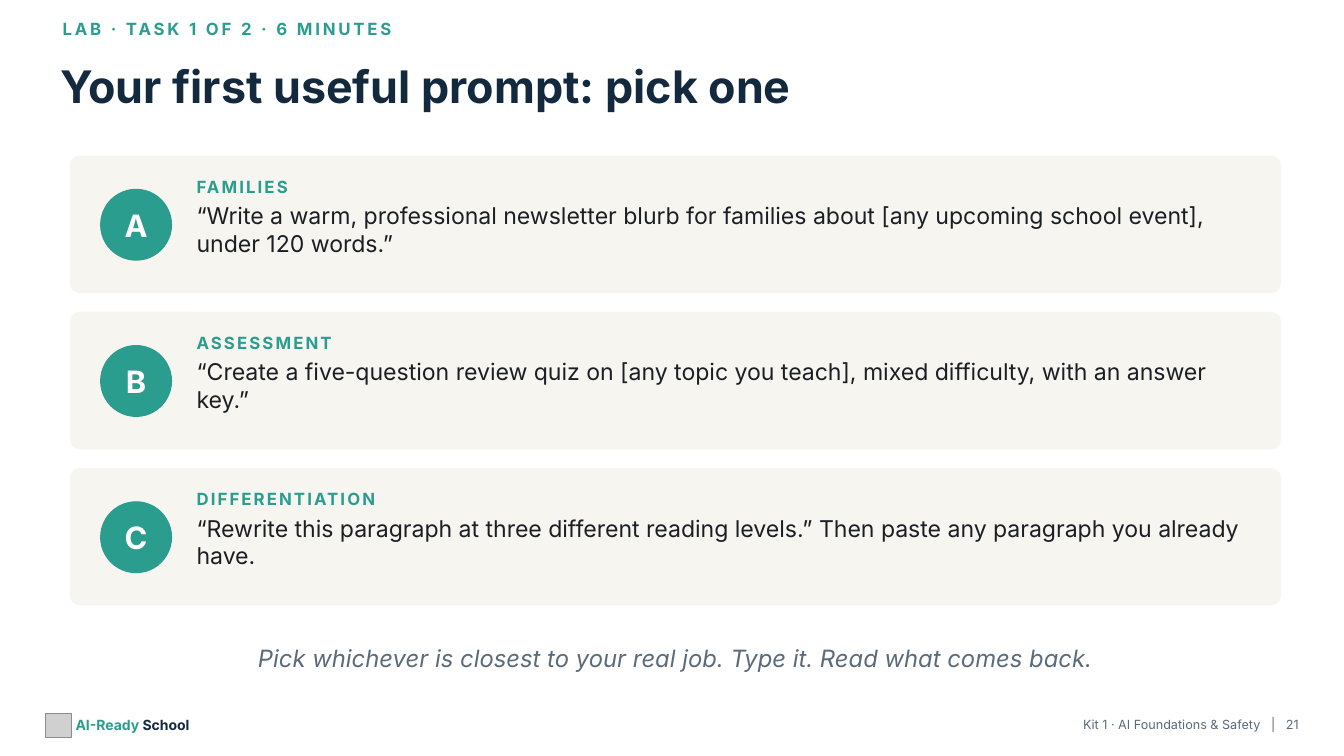
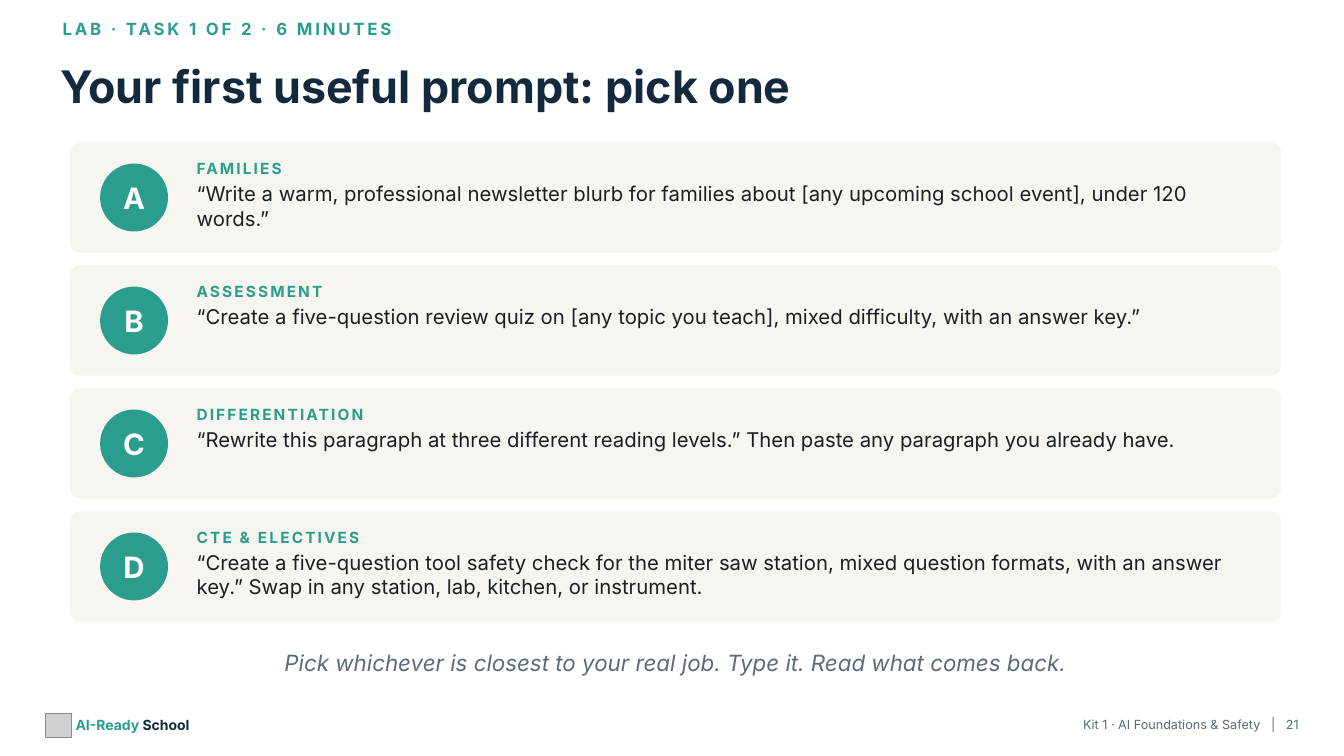
Before and after one commit to aspinozzi1/Ai-School-Ready, a slide deck: slide 21 of kits/kit01/Kit01_PresentationDeck.pptx. Drawn at 1344x756 pixels with LibreOffice and Linux fonts; fonts in the diff are those of the drawing; grey boxes stand for pictures. Boxes give left, top, right and bottom in pixels: in the first picture for what was removed or moved away, otherwise in the second. Text is boxed around its words. In the diff, an @@ line names an element or a change of style, - is before the commit and + after.

```diff
--- a/kits/kit01/Kit01_PresentationDeck.pptx
+++ b/kits/kit01/Kit01_PresentationDeck.pptx
@@ rounded rectangle: place and size @@
-rounded rectangle at <box>71,156,1280,292</box>
+rounded rectangle at <box>71,143,1280,252</box>
@@ text "A": place and size @@
-text "A" at <box>125,214,148,237</box>
+text "A" at <box>123,187,145,209</box>
@@ ellipse: place and size @@
-ellipse at <box>101,190,171,260</box>
+ellipse at <box>101,164,167,231</box>
@@ text "FAMILIES": place and size @@
-text "FAMILIES" at <box>197,170,499,203</box>
+text "FAMILIES" at <box>197,153,600,184</box>
@@ text "“Write a warm, professional newsletter ...": place and size @@
-text "“Write a warm, professional newsletter ..." at <box>197,206,1204,253</box>
+text "“Write a warm, professional newsletter ..." at <box>197,185,1186,226</box>
@@ rounded rectangle: place and size @@
-rounded rectangle at <box>71,313,1280,449</box>
+rounded rectangle at <box>71,266,1280,375</box>
@@ text "B": place and size @@
-text "B" at <box>126,370,146,393</box>
+text "B" at <box>124,310,143,332</box>
@@ ellipse: place and size @@
-ellipse at <box>101,346,171,416</box>
+ellipse at <box>101,287,167,354</box>
@@ text "ASSESSMENT": place and size @@
-text "ASSESSMENT" at <box>197,336,332,349</box>
+text "ASSESSMENT" at <box>197,285,323,297</box>
@@ text "“Create a five-question review quiz ...": place and size @@
-text "“Create a five-question review quiz ..." at <box>197,362,1206,413</box>
+text "“Create a five-question review quiz ..." at <box>197,308,1140,329</box>
@@ proportions changed in 3 elements at <box>71,143,1280,252</box>, <box>71,266,1280,375</box>, <box>71,389,1280,498</box> @@
@@ rounded rectangle: place and size @@
-rounded rectangle at <box>71,469,1280,605</box>
+rounded rectangle at <box>71,389,1280,498</box>
@@ size 22 to 21 pt in 3 elements at <box>123,187,145,209</box>, <box>124,310,143,332</box>, <box>123,433,145,456</box> @@
@@ text "C": place and size @@
-text "C" at <box>125,526,148,550</box>
+text "C" at <box>123,433,145,456</box>
@@ ellipse: place and size @@
-ellipse at <box>101,502,171,573</box>
+ellipse at <box>101,410,167,477</box>
@@ size 12 to 11 pt in 3 elements at <box>197,153,600,184</box>, <box>197,285,323,297</box>, <box>197,399,600,430</box> @@
@@ text "DIFFERENTIATION": place and size @@
-text "DIFFERENTIATION" at <box>197,483,499,515</box>
+text "DIFFERENTIATION" at <box>197,399,600,430</box>
@@ size 16.5 to 14.5 pt in 3 elements at <box>197,185,1186,226</box>, <box>197,308,1140,329</box>, <box>197,431,1175,452</box> @@
@@ text "“Rewrite this paragraph at three ...": place and size @@
-text "“Rewrite this paragraph at three ..." at <box>197,519,1238,565</box>
+text "“Rewrite this paragraph at three ..." at <box>197,431,1175,452</box>
@@ rounded rectangle added at <box>71,512,1280,621</box>, fill #F7F5F0, outline #F7F5F0 1 pt @@
@@ ellipse added at <box>101,533,167,600</box>, fill #2A9D8F, outline #2A9D8F 1 pt @@
@@ text added at <box>197,531,359,543</box>, 11 pt, text #2A9D8F, bold @@
+CTE & ELECTIVES
@@ text added at <box>123,556,144,578</box>, 21 pt, text #FFFFFF, bold @@
+D
@@ text added at <box>197,554,1222,598</box>, 14.5 pt, text #1B1F24 @@
+“Create a five-question tool safety check for the miter saw station, mixed question formats, with an answer key.” Swap in any station, lab, kitchen, or instrument.
@@ text "Pick whichever is closest to ..." at <box>284,654,1066,676</box>: size 17 to 16 pt @@
```
Also in this commit, not shown: 15 other files.
